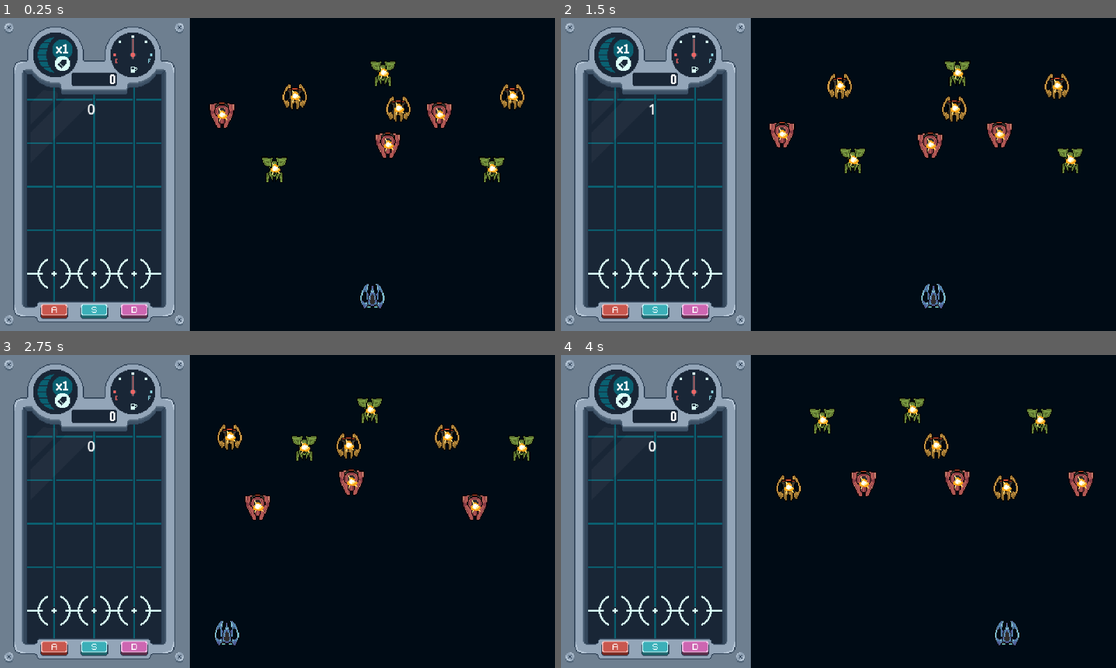
Above: before the commit, frames 1-4 (two rows, left to right).
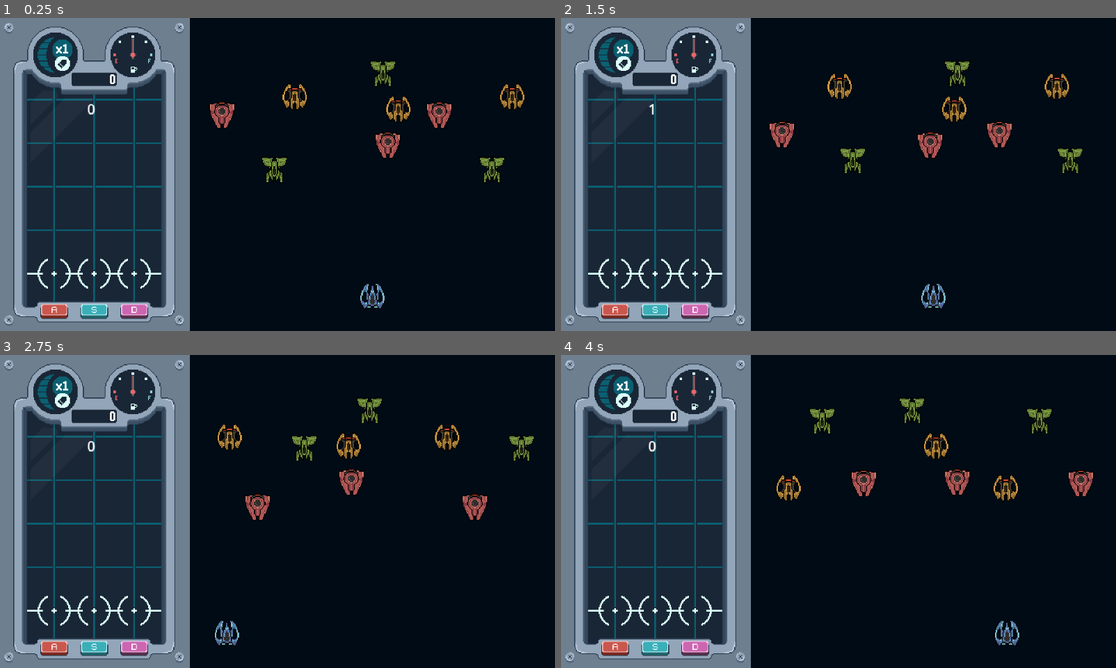
Above: after the commit, the same moments.

Repository: diego-acevedo/grabeaty
Game: Godot game, scene res://scenes/main.tscn
The game is run twice, just before and just after one commit, with the same random seed, the same clock (stepped at 60 frames per second) and the same inputs. Sound files missing from this copy of the repository are replaced by a short silence.
Inputs:
- Up to frame 1 (0.25 s): no input
- Up to frame 2 (1.5 s): tap Enter (Pause) at 0.5 s; hold Right (move_right) 0.53-1.25 s; click "RESUME" at 1.25 s
- Up to frame 3 (2.75 s): hold Left (move_left) from 2.03 s (still down)
- Up to frame 4 (4 s): release Left (move_left) at 2.78 s; hold Right (move_right) from 2.78 s (still down)

The runs differ from the first frame. In frame 1, 0.4% of the frame differs, in the area x 39-94%, y 15-51%; in frame 2, 0.4%, in the area x 39-93%, y 15-48%; in frame 3, 0.4%; in frame 4, 0.4%.

Commit message:
fix: make explosion only visible when enemies die

Diff:
--- a/scenes/shooter/characters/enemies/enemy_1.tscn
+++ b/scenes/shooter/characters/enemies/enemy_1.tscn
@@ -6,6 +6,33 @@
 
 [sub_resource type="RectangleShape2D" id="RectangleShape2D_iq6yg"]
 size = Vector2(26, 28)
+
+[sub_resource type="Animation" id="Animation_tmjq1"]
+length = 0.001
+tracks/0/type = "value"
+tracks/0/imported = false
+tracks/0/enabled = true
+tracks/0/path = NodePath("Spritesheet:frame")
+tracks/0/interp = 1
+tracks/0/loop_wrap = true
+tracks/0/keys = {
+"times": PackedFloat32Array(0),
+"transitions": PackedFloat32Array(1),
+"update": 1,
+"values": [0]
+}
+tracks/1/type = "value"
+tracks/1/imported = false
+tracks/1/enabled = true
+tracks/1/path = NodePath("Spritesheet:visible")
+tracks/1/interp = 1
+tracks/1/loop_wrap = true
+tracks/1/keys = {
+"times": PackedFloat32Array(0),
+"transitions": PackedFloat32Array(1),
+"update": 1,
+"values": [false]
+}
 
 [sub_resource type="Animation" id="Animation_vlsxs"]
 resource_name = "explosion"
@@ -22,20 +49,17 @@
 "update": 1,
 "values": [0, 1, 2, 3, 4, 5, 6]
 }
-
-[sub_resource type="Animation" id="Animation_tmjq1"]
-length = 0.001
-tracks/0/type = "value"
-tracks/0/imported = false
-tracks/0/enabled = true
-tracks/0/path = NodePath("Spritesheet:frame")
-tracks/0/interp = 1
-tracks/0/loop_wrap = true
-tracks/0/keys = {
+tracks/1/type = "value"
+tracks/1/imported = false
+tracks/1/enabled = true
+tracks/1/path = NodePath("Spritesheet:visible")
+tracks/1/interp = 1
+tracks/1/loop_wrap = true
+tracks/1/keys = {
 "times": PackedFloat32Array(0),
 "transitions": PackedFloat32Array(1),
 "update": 1,
-"values": [0]
+"values": [true]
 }
 
 [sub_resource type="AnimationLibrary" id="AnimationLibrary_rjpps"]
@@ -79,8 +103,7 @@
 frame = 12
 
 [node name="Spritesheet" type="Sprite2D" parent="."]
-position = Vector2(1, 0)
-scale = Vector2(0.812749, 0.731183)
+visible = false
 texture = ExtResource("3_lpvre")
 hframes = 7
 
--- a/scenes/shooter/characters/enemies/enemy_2.tscn
+++ b/scenes/shooter/characters/enemies/enemy_2.tscn
@@ -5,7 +5,34 @@
 [ext_resource type="Texture2D" uid="uid://ca4gew2mlv38a" path="res://scenes/shooter/characters/enemies/spritesheet.png" id="3_tnc38"]
 
 [sub_resource type="CircleShape2D" id="CircleShape2D_dyohv"]
-radius = 15.0333
+radius = 16.0312
+
+[sub_resource type="Animation" id="Animation_tmjq1"]
+length = 0.001
+tracks/0/type = "value"
+tracks/0/imported = false
+tracks/0/enabled = true
+tracks/0/path = NodePath("Spritesheet:frame")
+tracks/0/interp = 1
+tracks/0/loop_wrap = true
+tracks/0/keys = {
+"times": PackedFloat32Array(0),
+"transitions": PackedFloat32Array(1),
+"update": 1,
+"values": [0]
+}
+tracks/1/type = "value"
+tracks/1/imported = false
+tracks/1/enabled = true
+tracks/1/path = NodePath("Spritesheet:visible")
+tracks/1/interp = 1
+tracks/1/loop_wrap = true
+tracks/1/keys = {
+"times": PackedFloat32Array(0),
+"transitions": PackedFloat32Array(1),
+"update": 1,
+"values": [false]
+}
 
 [sub_resource type="Animation" id="Animation_vlsxs"]
 resource_name = "explosion"
@@ -22,20 +49,17 @@
 "update": 1,
 "values": [0, 1, 2, 3, 4, 5, 6]
 }
-
-[sub_resource type="Animation" id="Animation_tmjq1"]
-length = 0.001
-tracks/0/type = "value"
-tracks/0/imported = false
-tracks/0/enabled = true
-tracks/0/path = NodePath("Spritesheet:frame")
-tracks/0/interp = 1
-tracks/0/loop_wrap = true
-tracks/0/keys = {
+tracks/1/type = "value"
+tracks/1/imported = false
+tracks/1/enabled = true
+tracks/1/path = NodePath("Spritesheet:visible")
+tracks/1/interp = 1
+tracks/1/loop_wrap = true
+tracks/1/keys = {
 "times": PackedFloat32Array(0),
 "transitions": PackedFloat32Array(1),
 "update": 1,
-"values": [0]
+"values": [true]
 }
 
 [sub_resource type="AnimationLibrary" id="AnimationLibrary_rjpps"]
@@ -78,8 +102,7 @@
 frame = 31
 
 [node name="Spritesheet" type="Sprite2D" parent="."]
-position = Vector2(1, 0)
-scale = Vector2(0.812749, 0.731183)
+visible = false
 texture = ExtResource("3_tnc38")
 hframes = 7
 
--- a/scenes/shooter/characters/enemies/enemy_3.tscn
+++ b/scenes/shooter/characters/enemies/enemy_3.tscn
@@ -3,6 +3,33 @@
 [ext_resource type="Script" path="res://scripts/shooter/characters/enemy.gd" id="1_jemk4"]
 [ext_resource type="Texture2D" uid="uid://cti2yrxs2vrvl" path="res://assets/sprites/spaceships.png" id="2_go5j0"]
 [ext_resource type="Texture2D" uid="uid://ca4gew2mlv38a" path="res://scenes/shooter/characters/enemies/spritesheet.png" id="3_vkhm6"]
+
+[sub_resource type="Animation" id="Animation_tmjq1"]
+length = 0.001
+tracks/0/type = "value"
+tracks/0/imported = false
+tracks/0/enabled = true
+tracks/0/path = NodePath("Spritesheet:frame")
+tracks/0/interp = 1
+tracks/0/loop_wrap = true
+tracks/0/keys = {
+"times": PackedFloat32Array(0),
+"transitions": PackedFloat32Array(1),
+"update": 1,
+"values": [0]
+}
+tracks/1/type = "value"
+tracks/1/imported = false
+tracks/1/enabled = true
+tracks/1/path = NodePath("Spritesheet:visible")
+tracks/1/interp = 1
+tracks/1/loop_wrap = true
+tracks/1/keys = {
+"times": PackedFloat32Array(0),
+"transitions": PackedFloat32Array(1),
+"update": 1,
+"values": [false]
+}
 
 [sub_resource type="Animation" id="Animation_vlsxs"]
 resource_name = "explosion"
@@ -19,20 +46,17 @@
 "update": 1,
 "values": [0, 1, 2, 3, 4, 5, 6]
 }
-
-[sub_resource type="Animation" id="Animation_tmjq1"]
-length = 0.001
-tracks/0/type = "value"
-tracks/0/imported = false
-tracks/0/enabled = true
-tracks/0/path = NodePath("Spritesheet:frame")
-tracks/0/interp = 1
-tracks/0/loop_wrap = true
-tracks/0/keys = {
+tracks/1/type = "value"
+tracks/1/imported = false
+tracks/1/enabled = true
+tracks/1/path = NodePath("Spritesheet:visible")
+tracks/1/interp = 1
+tracks/1/loop_wrap = true
+tracks/1/keys = {
 "times": PackedFloat32Array(0),
 "transitions": PackedFloat32Array(1),
 "update": 1,
-"values": [0]
+"values": [true]
 }
 
 [sub_resource type="AnimationLibrary" id="AnimationLibrary_rjpps"]
@@ -49,7 +73,7 @@
 
 [node name="CollisionPolygon2D" type="CollisionPolygon2D" parent="."]
 position = Vector2(0, -1)
-polygon = PackedVector2Array(15, 14, 15, 2, 6, -15, -6, -15, -15, 2, -15, 14)
+polygon = PackedVector2Array(16, 16, 16, 2, 7, -16, -7, -16, -16, 2, -16, 16)
 
 [node name="Sprites" type="Node2D" parent="."]
 
@@ -75,8 +99,7 @@
 frame = 26
 
 [node name="Spritesheet" type="Sprite2D" parent="."]
-position = Vector2(1, 0)
-scale = Vector2(0.812749, 0.731183)
+visible = false
 texture = ExtResource("3_vkhm6")
 hframes = 7
 
--- /dev/null
+++ b/scenes/shooter/characters/enemies/patterns/enemies_container.tscn
@@ -0,0 +1,3 @@
+[gd_scene format=3 uid="uid://ce8ccjgquxg00"]
+
+[node name="EnemiesContainer" type="Node2D"]
--- /dev/null
+++ b/scenes/shooter/characters/enemies/patterns/shapes/circle.tscn
@@ -0,0 +1,6 @@
+[gd_scene load_steps=2 format=3 uid="uid://rf5js4ermp4"]
+
+[ext_resource type="Script" path="res://scripts/shooter/characters/patterns/circle.gd" id="1_crp45"]
+
+[node name="Circle" type="Node2D"]
+script = ExtResource("1_crp45")
--- /dev/null
+++ b/scenes/shooter/characters/enemies/patterns/shapes/linear.tscn
@@ -0,0 +1,7 @@
+[gd_scene load_steps=2 format=3 uid="uid://1fsawt2a4g77"]
+
+[ext_resource type="Script" path="res://scripts/shooter/characters/patterns/linear.gd" id="1_k7yn0"]
+
+[node name="Linear" type="Node2D"]
+script = ExtResource("1_k7yn0")
+width = 50
Not shown, changed: assets/Music/578786_The-Signalist.mp3.import
Not shown, changed: assets/Music/C6-Gummy Dance.mp3.import
